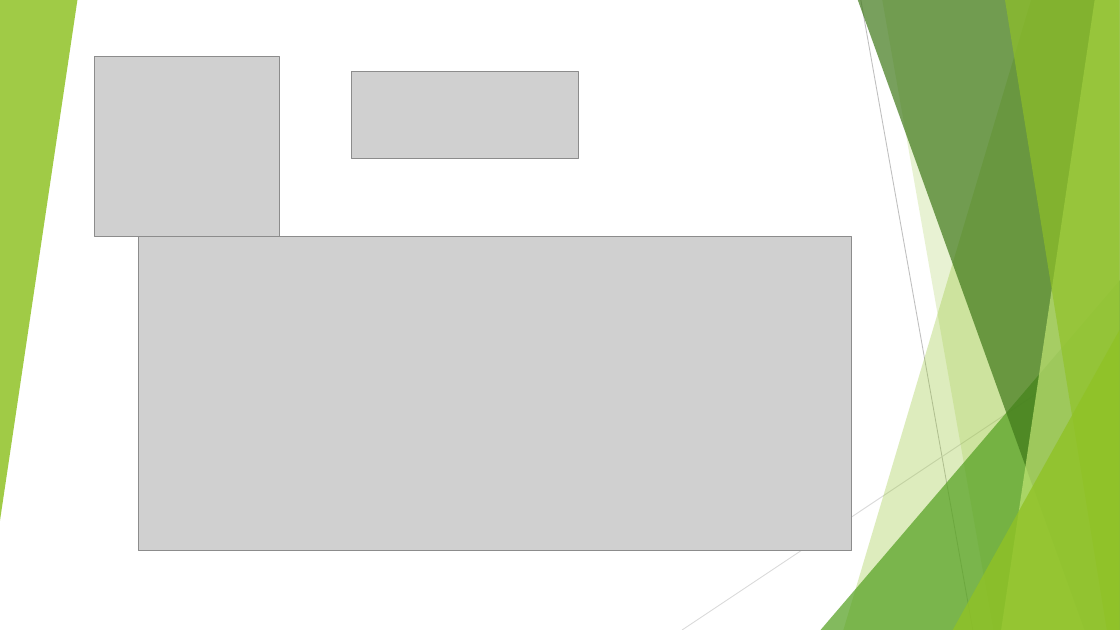
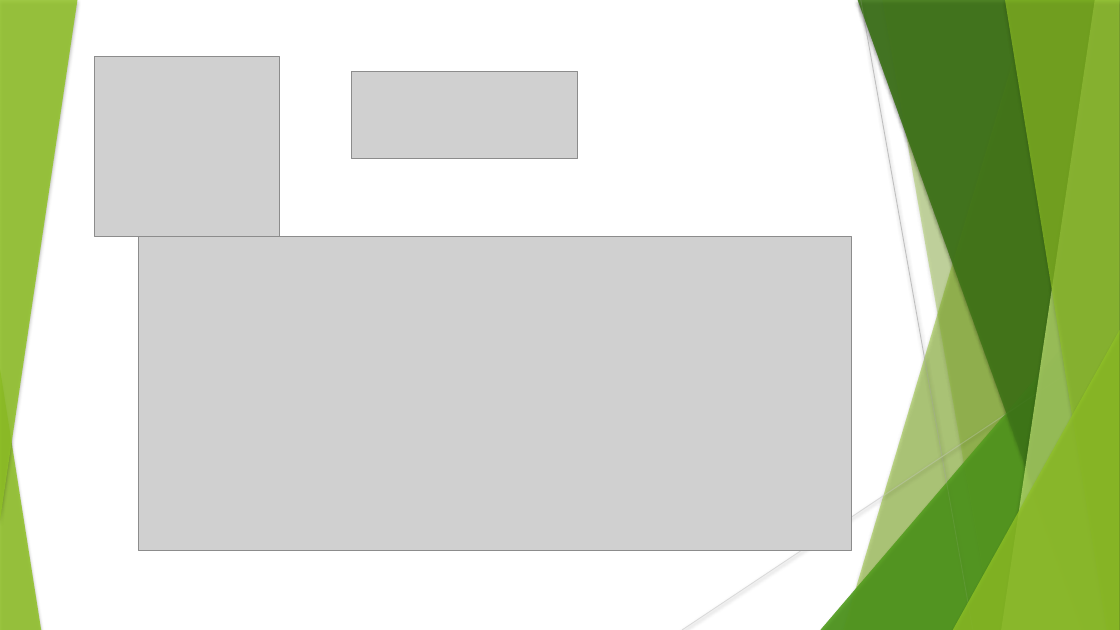
Before and after one commit to MazurovaNN/DIPLOM_2024, a slide deck: slide 1 of Презентация_Диплом_Мазурова_Н_Н.pptx. Drawn at 1120x630 pixels with LibreOffice and Linux fonts; fonts in the diff are those of the drawing; grey boxes stand for pictures. Boxes give left, top, right and bottom in pixels: in the first picture for what was removed or moved away, otherwise in the second. Text is boxed around its words. In the diff, an @@ line names an element or a change of style, - is before the commit and + after.

```diff
--- a/Презентация_Диплом_Мазурова_Н_Н.pptx
+++ b/Презентация_Диплом_Мазурова_Н_Н.pptx
@@ shadow on in 7 elements at box(844, 0, 1120, 630), box(821, 280, 1120, 630), box(858, 0, 1120, 630), box(1002, 0, 1120, 630), box(1005, 0, 1120, 630), box(953, 330, 1120, 630), box(0, 0, 77, 521) @@
@@ line (861, 0) - (973, 630): stroke #BFBFBF 0.75 pt to #BFBFBF 0.74 pt @@
@@ freeform shape at box(882, 0, 1120, 630): shadow on; outline redrawn @@
@@ line (1120, 339) - (682, 630): stroke #D9D9D9 0.75 pt to #D9D9D9 0.74 pt @@
@@ group added at box(821, 0, 1120, 630): 5 freeform shapes, 2 triangles @@
@@ triangle added at box(0, 369, 41, 630), fill #90C226 at 85% opacity @@
```
Also in this commit, not shown: 38 other slides changed, 3 slides added.
